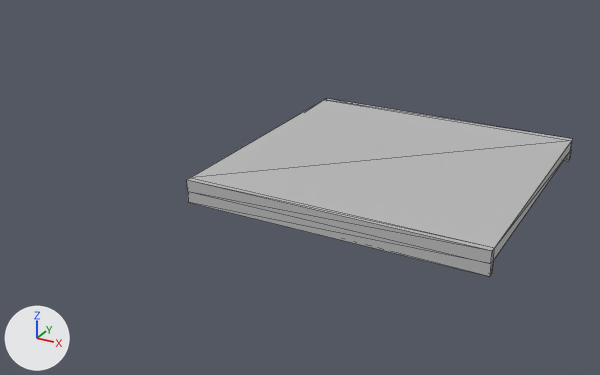
Two versions of the FBX model Static Meshes/Panel/Panel_Board/Set 1/SM_BoardSet1_Panel_Bottom.fbx, one commit apart.
Before and after are seen from a 50 mm camera at (9.5, -9.88, 5.64) aimed at (2.79, 2.32, -0.46). Lighting does not change. The marker at lower left points along +X, +Y and +Z. Mesh edges are drawn as thin lines. Where no turn or scale is listed for an object, it has been applied to the vertices.

In view in the first picture: 'Panel_bottom'.
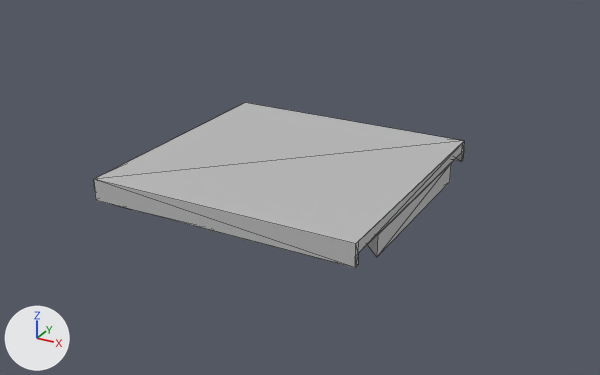
Changed parts and their boxes [x1, y1, x2, y2] in the pictures (600 x 375 px):
'Panel_bottom', reshaped, moved: before [187, 98, 573, 277]; after [94, 103, 464, 268]

The change, as a diff of the scene's bpy script:
```diff
--- a/Static Meshes/Panel/Panel_Board/Set 1/SM_BoardSet1_Panel_Bottom.fbx.py
+++ b/Static Meshes/Panel/Panel_Board/Set 1/SM_BoardSet1_Panel_Bottom.fbx.py
@@ me_mesh @@
 # used by ob_panel_bottom; location = (2.0, 0.0, 0.2)
-me_mesh.from_pydata(...)  # 24 vertices, 44 faces; spans x 0.0..5.0, y 0.0..4.9, z -0.2..0.2
+me_mesh.from_pydata(...)  # 144 vertices, 238 faces; spans x -1.6..5.0, y 0.0..4.9, z -0.6..0.0
+# me_mesh part 1
+# 8 vertices are removed from x 0.0..5.0, y 0.0..4.9, z 0.2
+# 44 faces are deleted
+# 41 vertices are added at x 0.0..5.0, y 0.8..4.2, z -0.6..-0.18
+# 8 new vertices lie (0.0, 0.0, -0.2) away from vertices in x 0.0..5.0, y 0.0..4.9, z -0.2
+# 6 new vertices lie (0.4, 0.0, 0.0) away from vertices in x 0.0, y 0.0..4.9, z -0.4..-0.2
+# 6 new vertices lie (-0.4, 0.0, 0.0) away from vertices in x 5.0, y 0.0..4.9, z -0.4..-0.2
+# 6 new vertices lie (0.4, 0.0, 0.0) away from vertices in x 0.4, y 0.0..4.9, z -0.4..-0.2
+# 5 new vertices lie (0.0, 0.7, 0.0) away from vertices in x 0.0..5.0, y 0.1, z -0.2
+# 5 new vertices lie (0.0, -0.6, 0.0) away from vertices in x 0.0..5.0, y 4.8, z -0.2
+# 8 new vertices lie (0.0, 0.32, 0.0) away from vertices in x 0.44..0.76, y 0.84..3.84, z -0.24
+# 5 new vertices lie (-0.04, -0.04, 0.04) away from vertices in x 0.44..0.45, y 0.85..3.85, z -0.24..-0.22
+# 8 new vertices lie (0.0, 0.38, 0.0) away from vertices in x 0.41..0.79, y 0.81..3.81, z -0.18
+# 16 new vertices lie (0.0, 0.0, 0.1) away from vertices in x 0.41..0.79, y 0.81..4.19, z -0.18
+# 8 new vertices lie (0.0, 0.3, 0.0) away from vertices in x 0.45..0.75, y 0.85..3.85, z -0.22
+# 238 new faces join them
 me_mesh.materials.append(mat_lambert1)
@@ ob_panel_bottom @@
 ob_panel_bottom = bpy.data.objects.new('Panel_bottom', me_mesh)
-ob_panel_bottom.location = (2.0, 0.0, 0.2)
+ob_panel_bottom.location = (0.0, 0.0, 0.0)
```
